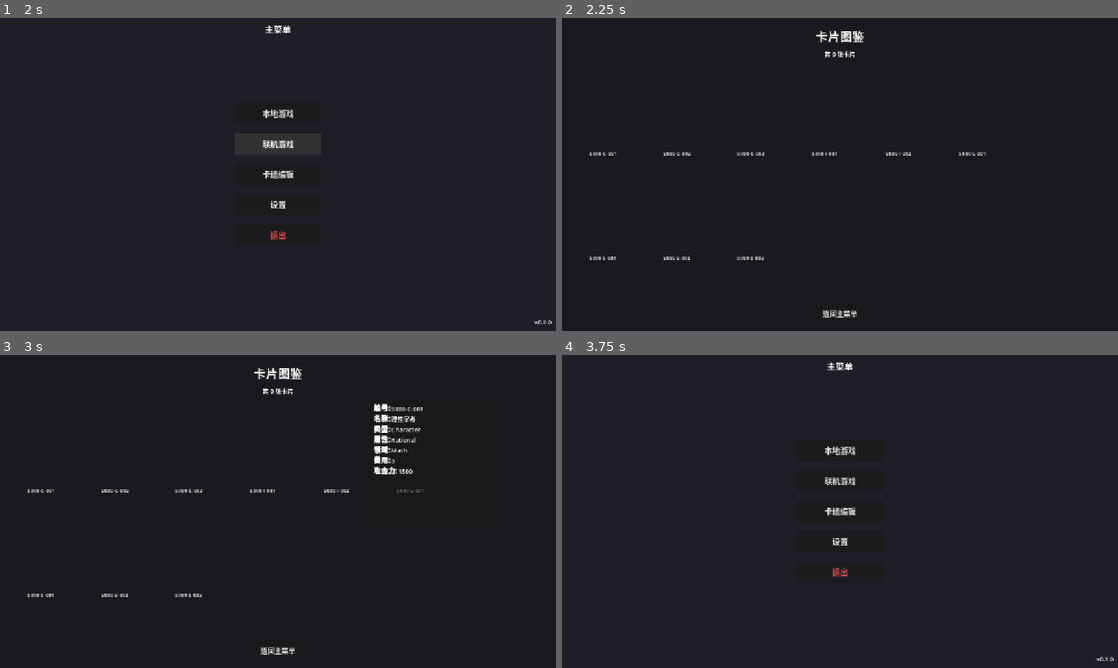
Above: before the commit, frames 1-4 (two rows, left to right).
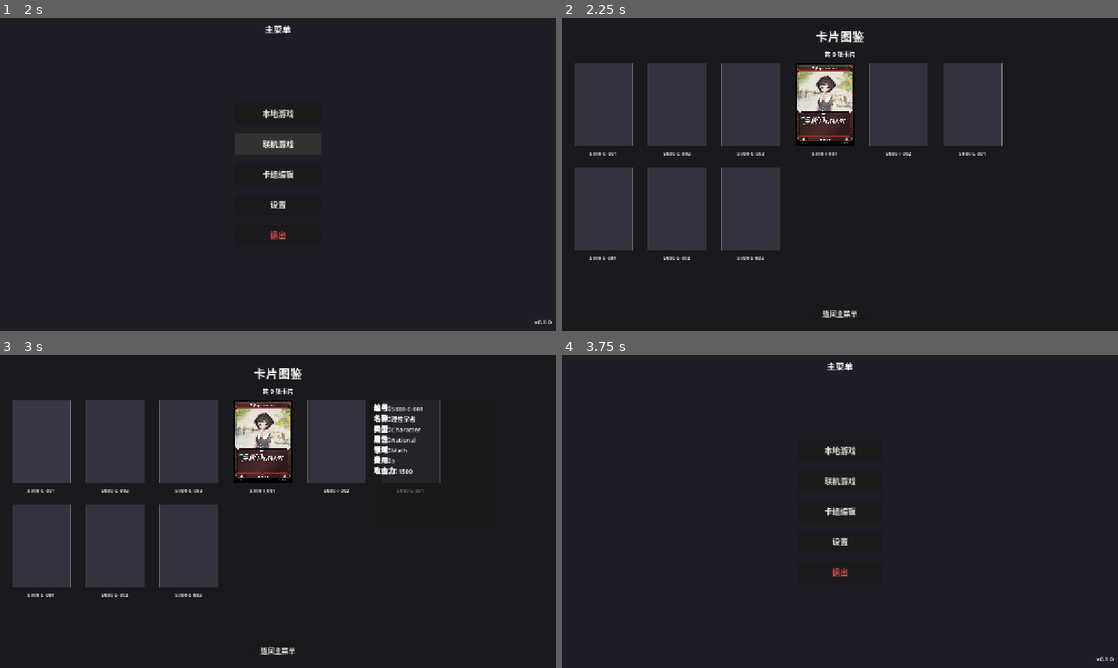
Above: after the commit, the same moments.

Repository: zzhgithub/card_v3
Game: Godot game, scene res://scenes/main.tscn
The game is run twice, just before and just after one commit, with the same random seed, the same clock (stepped at 60 frames per second) and the same inputs.
Inputs (mouse positions are in pixels of both pictures, inside the frame that each line leads up to):
- Up to frame 1 (2 s): click "本地游戏" at 0.5 s; click "联机游戏" at 1.25 s
- Up to frame 2 (2.25 s): click "卡组编辑" at 2 s
- Up to frame 3 (3 s): click (38, 442) at 2.77 s
- Up to frame 4 (3.75 s): click "返回主菜单" at 3.5 s

Frame 1 is identical in both runs. In frame 2, 25% of the frame differs, in the area x 2-80%, y 14-75%; in frame 3, 22%; in frame 4, nothing differs.
Error before the commit: Invalid assignment of property or key 'expand' with value of type 'bool' on a base object of type 'TextureButton'. (res://scenes/catalog_card_display.gd:45)

Commit message:
fix(godot): remove invalid 'expand' property from TextureButton
TextureButton doesn't have an 'expand' property (unlike TextureRect).
The scaling is controlled by ignore_texture_size and stretch_mode alone.

Co-Authored-By: Claude Opus 4.6 <noreply@anthropic.com>

Diff:
--- a/godot-client/scenes/catalog_card_display.gd
+++ b/godot-client/scenes/catalog_card_display.gd
@@ -41,8 +41,6 @@
 	card_button.ignore_texture_size = true
 	# 保持宽高比并居中缩放
 	card_button.stretch_mode = TextureButton.STRETCH_KEEP_ASPECT_CENTERED
-	# 启用扩展以支持缩放
-	card_button.expand = true
 
 	# 设置卡片图片
 	if front_texture != null:
--- a/godot-client/scenes/catalog_card_display.tscn
+++ b/godot-client/scenes/catalog_card_display.tscn
@@ -19,7 +19,6 @@
 size_flags_vertical = 3
 ignore_texture_size = true
 stretch_mode = 5
-expand = true
 
 [node name="CardIdLabel" type="Label" parent="."]
 layout_mode = 1
